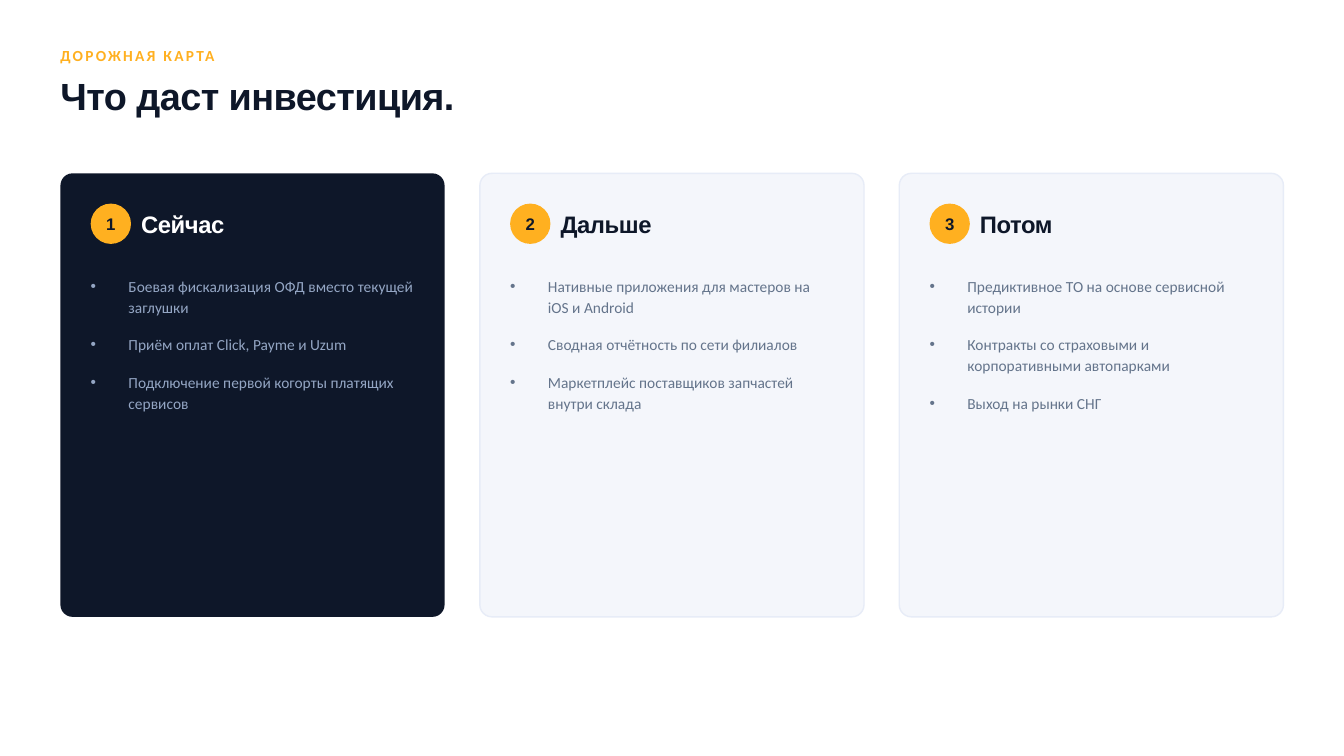
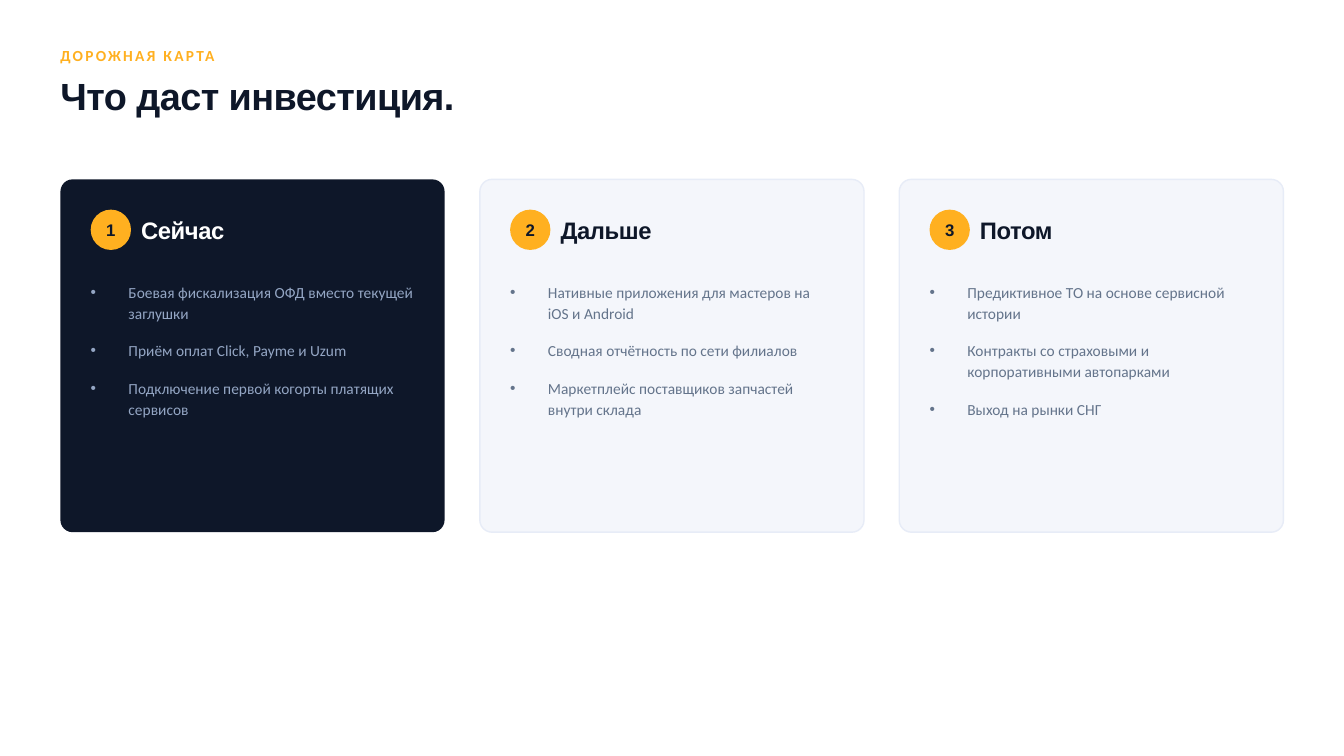
Before and after one commit to avtoms/avtoms-web, a slide deck: slide 14 of docs/pitch/AvtoNazorat-Pitch-RU.pptx. Drawn at 1344x756 pixels with LibreOffice and Linux fonts; fonts in the diff are those of the drawing. Boxes give left, top, right and bottom in pixels: in the first picture for what was removed or moved away, otherwise in the second. Text is boxed around its words. In the diff, an @@ line names an element or a change of style, - is before the commit and + after.

```diff
--- a/docs/pitch/AvtoNazorat-Pitch-RU.pptx
+++ b/docs/pitch/AvtoNazorat-Pitch-RU.pptx
@@ rounded rectangle: place and size @@
-rounded rectangle at [60,173,445,617]
+rounded rectangle at [60,179,445,532]
@@ rounded rectangle: place and size @@
-rounded rectangle at [480,173,864,617]
+rounded rectangle at [480,179,864,532]
@@ proportions changed in 3 elements at [60,179,445,532], [480,179,864,532], [899,179,1284,532] @@
@@ rounded rectangle: place and size @@
-rounded rectangle at [899,173,1284,617]
+rounded rectangle at [899,179,1284,532]
@@ 6 texts, 3 ellipses: place and size @@
-6 texts, 3 ellipses at [91,204,1053,244]
+6 texts, 3 ellipses at [91,210,1053,250]
@@ text "Боевая фискализация ОФД вместо текущей ...": place and size @@
-text "Боевая фискализация ОФД вместо текущей ..." at [128,281,413,412]
+text "Боевая фискализация ОФД вместо текущей ..." at [128,287,413,418]
@@ text "Нативные приложения для мастеров на ...": place and size @@
-text "Нативные приложения для мастеров на ..." at [548,282,810,412]
+text "Нативные приложения для мастеров на ..." at [548,288,810,418]
@@ text "Предиктивное ТО на основе сервисной ...": place and size @@
-text "Предиктивное ТО на основе сервисной ..." at [967,282,1224,412]
+text "Предиктивное ТО на основе сервисной ..." at [967,288,1224,418]
```
Also in this commit, not shown: 2 other slides changed, 8 other files.
